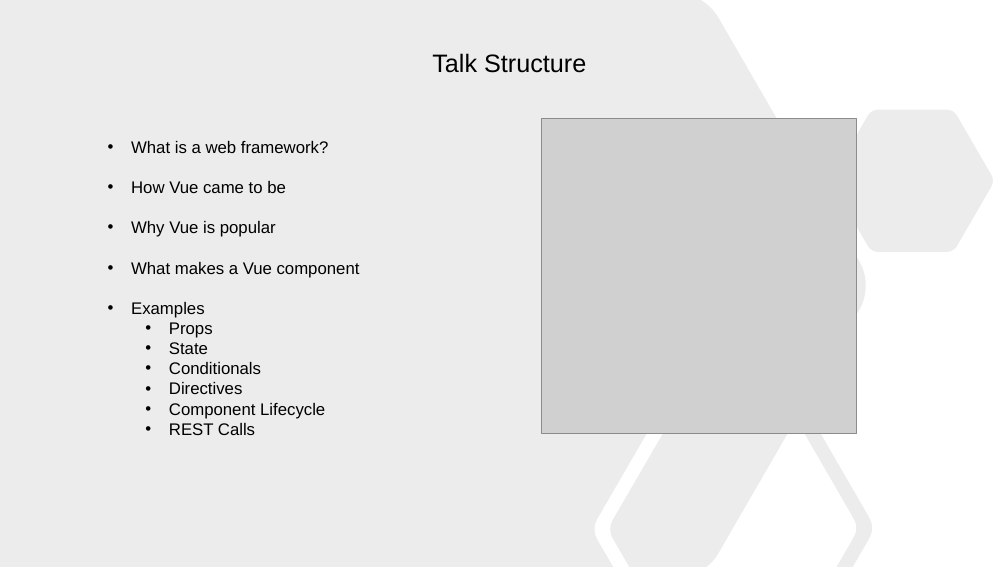
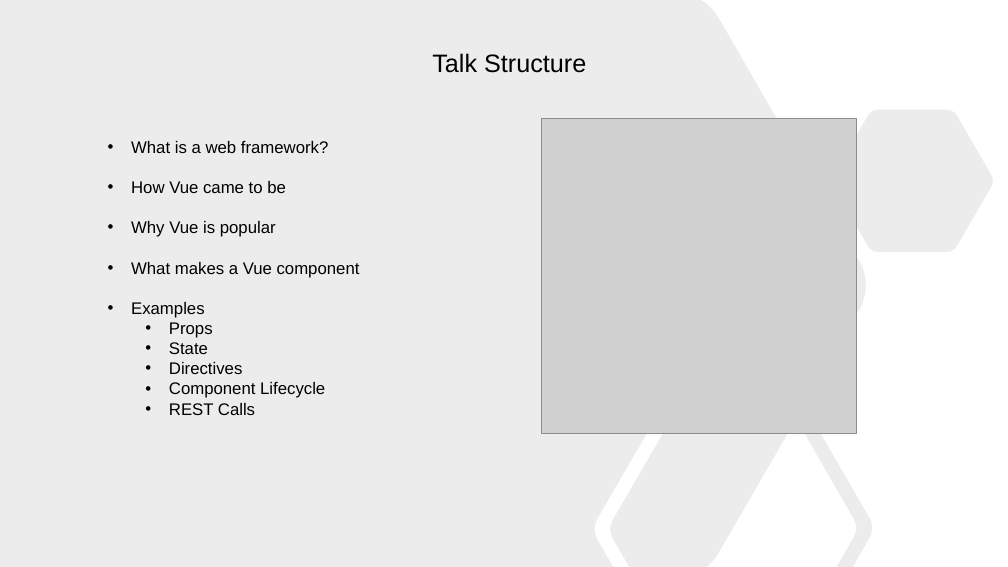
Before and after one commit to wjdingman1/vue-demo, a slide deck: slide 5 of Presentation.pptx. Drawn at 1008x567 pixels with LibreOffice and Linux fonts; fonts in the diff are those of the drawing; grey boxes stand for pictures. Boxes give left, top, right and bottom in pixels: in the first picture for what was removed or moved away, otherwise in the second. Text is boxed around its words. In the diff, an @@ line names an element or a change of style, - is before the commit and + after.

```diff
--- a/Presentation.pptx
+++ b/Presentation.pptx
@@ text at [169,362,261,374]: paragraph removed @@
-  • Conditionals
```
Also in this commit, not shown: 7 slides added.
